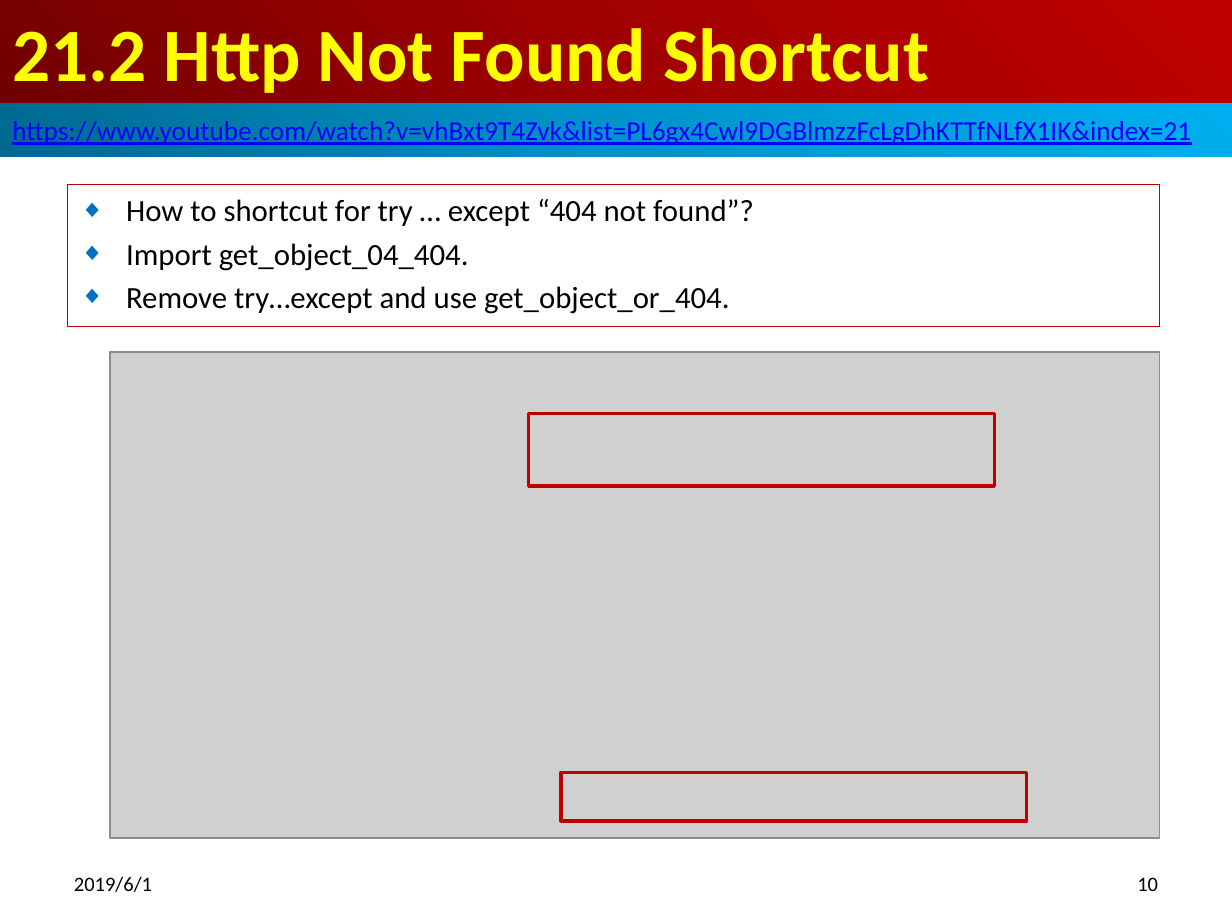
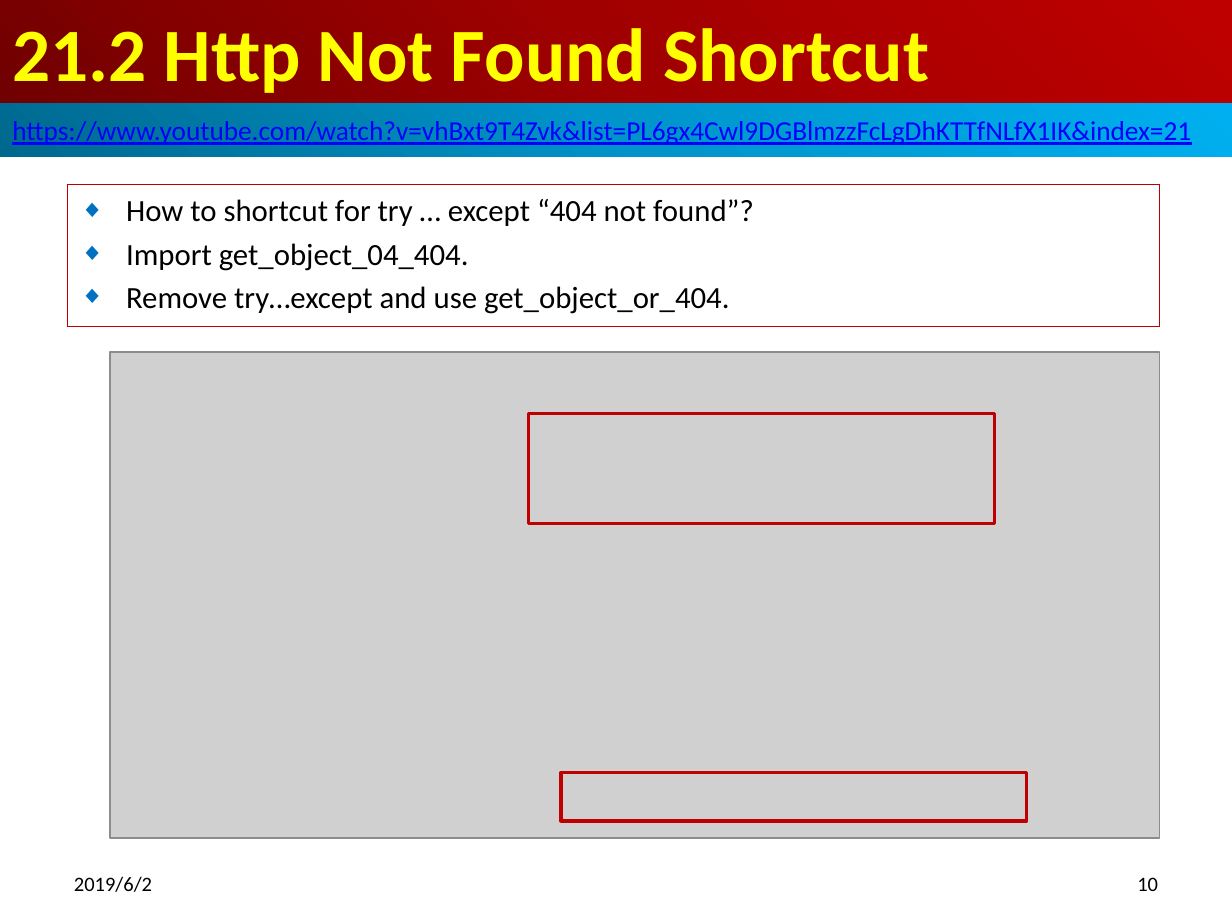
Before and after one commit to peterhchen/500-Django-Basic, a slide deck: slide 10 of 21_HttpShortcut/21_HttpShortcut.pptx. Drawn at 1232x924 pixels with LibreOffice and Linux fonts; fonts in the diff are those of the drawing; grey boxes stand for pictures. Boxes give left, top, right and bottom in pixels: in the first picture for what was removed or moved away, otherwise in the second. Text is boxed around its words. In the diff, an @@ line names an element or a change of style, - is before the commit and + after.

```diff
--- a/21_HttpShortcut/21_HttpShortcut.pptx
+++ b/21_HttpShortcut/21_HttpShortcut.pptx
@@ rectangle: place and size @@
-rectangle at [529, 414, 994, 487]
+rectangle at [529, 414, 994, 524]
@@ text at [74, 876, 152, 892]: text changed @@
-2019/6/1
+2019/6/2
```
Also in this commit, not shown: 11 other slides changed, 5 other files.
